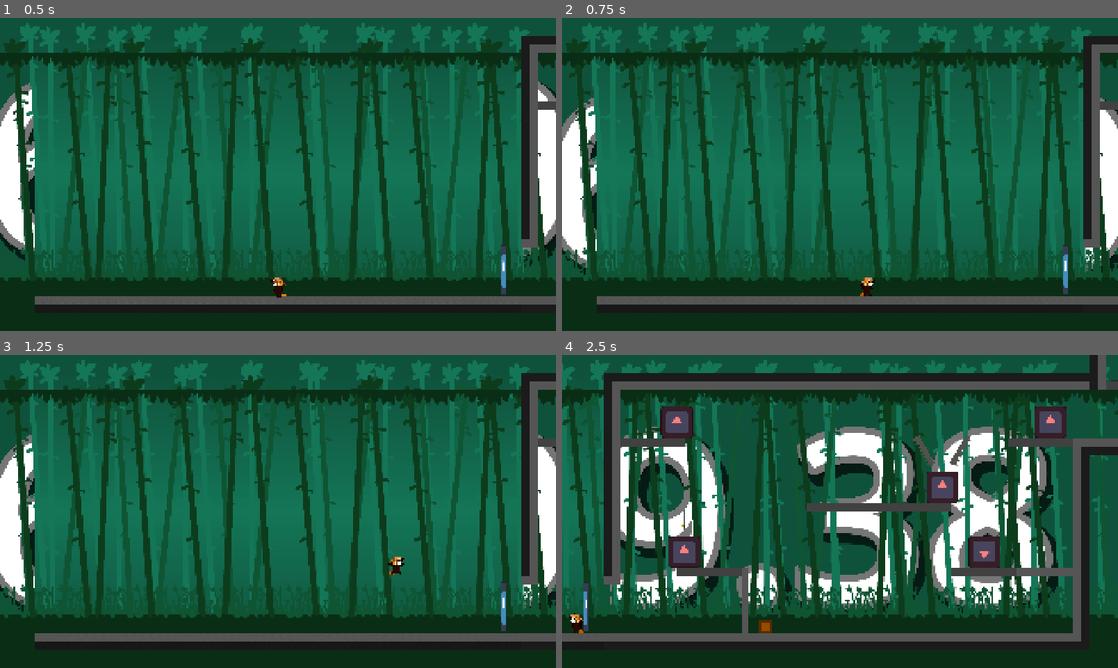
Above: before the commit, frames 1-4 (two rows, left to right).
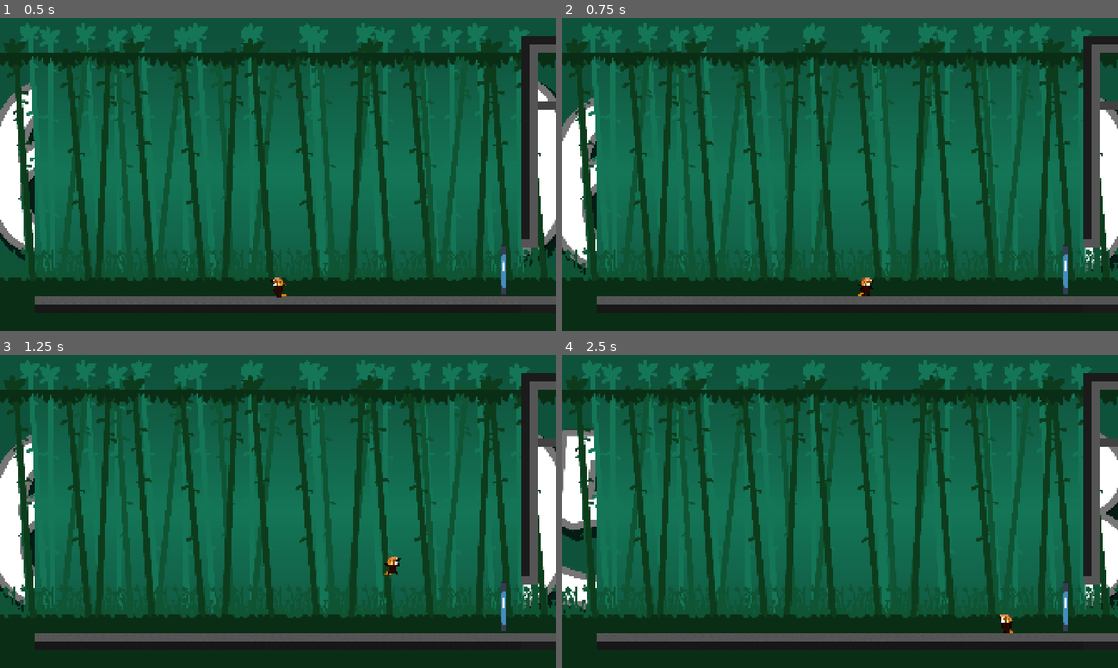
Above: after the commit, the same moments.

Repository: Tyrannicodin/GMTK-jam-2026
Game: Godot game, scene res://game/game.tscn
The game is run twice, just before and just after one commit, with the same random seed, the same clock (stepped at 60 frames per second) and the same inputs. This scene is started directly instead of the project's main scene. The engine's default icon, where the game draws it, is replaced by a stand-in: a white triangle on a blue panel in a dark square.
Inputs (mouse positions are in pixels of both pictures, inside the frame that each line leads up to):
- Up to frame 1 (0.5 s): no input
- Up to frame 2 (0.75 s): move the mouse to (962, 158) at 0.52 s; hold D (right) from 0.53 s (still down); tap C (dash) at 0.6 s; click (962, 158) at 0.67 s
- Up to frame 3 (1.25 s): keep holding D (right); tap Space (jump) at 0.77 s
- Up to frame 4 (2.5 s): move the mouse to (728, 527) at 1.27 s; tap C (dash) at 1.35, 2.3 s; tap Space (jump) at 1.52 s; move the mouse to (895, 442) at 2.02 s; release D (right) at 2.03 s; hold A (left) from 2.03 s (still down); tap E (interact) at 2.1 s

Frame 1 is identical in both runs. In frame 2, less than 0.1% of the frame differs, in the area x 53-57%, y 82-89%; in frame 3, 0.1%; in frame 4, 56%, in the area x 0-100%, y 0-92%.
Error after the commit: Invalid operands 'float' and 'float' in operator '^'. (res://game/player/player.gd:137)

Commit message:
Account dash foor non arrow keys

Diff:
--- a/game/player/player.gd
+++ b/game/player/player.gd
@@ -133,10 +133,10 @@
 				dash(Vector2(1, y))
 			else:
 				dash(Vector2(-1, y))
-		elif x != 0 and y != 0:
-			dash(Vector2(x/sqrt(2), y/sqrt(2)))
 		else:
-			dash(Vector2(x, y))
+			var nf = sqrt(x^2 + y^2) # Normalization Factor
+			dash(Vector2(x/nf, y/nf))
+
 
 func dash(direction: Vector2):
 	if dash_timer - DASH_LENGTH > -DASH_COOLDOWN:
